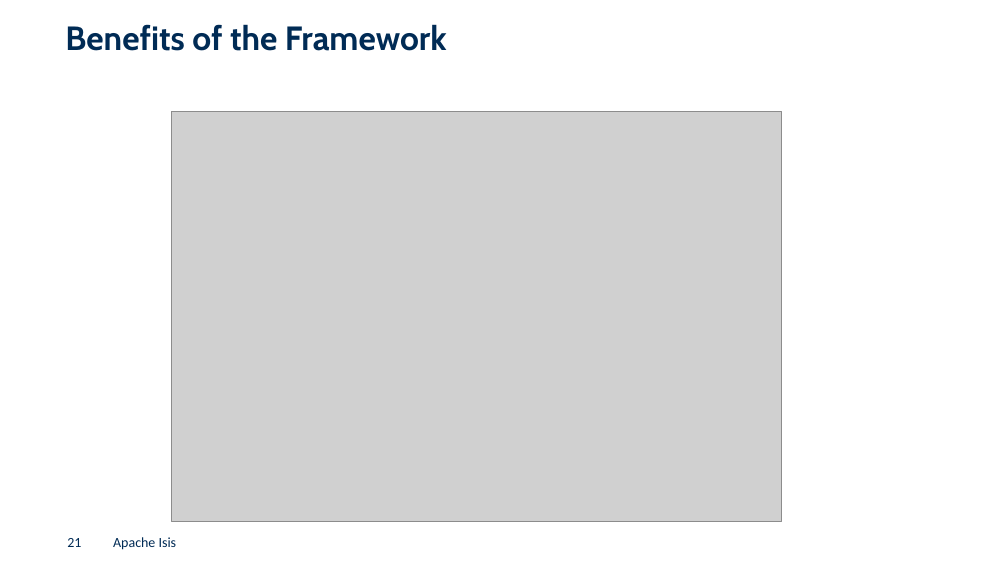
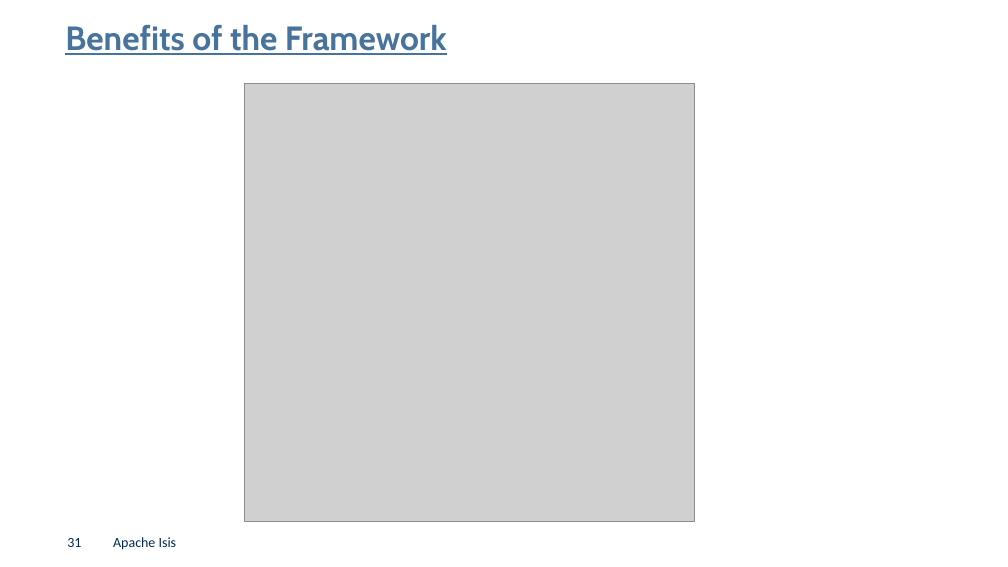
Before and after one commit to joerg-rade/dddsample-isis, a slide deck: slide 31 of NakedObjects.pptx (slide 21 before the commit). Drawn at 1008x567 pixels with LibreOffice and Linux fonts; fonts in the diff are those of the drawing; grey boxes stand for pictures; background and template pictures are left out. Boxes give left, top, right and bottom in pixels: in the first picture for what was removed or moved away, otherwise in the second. Text is boxed around its words. In the diff, an @@ line names an element or a change of style, - is before the commit and + after.

```diff
--- a/NakedObjects.pptx
+++ b/NakedObjects.pptx
@@ title "Benefits of the Framework" at (x1=65, y1=25, x2=447, y2=55): text colour #002B55 to #47739C, underline on @@
@@ picture resized from (x1=171, y1=111, x2=781, y2=521) to (x1=244, y1=84, x2=695, y2=521) @@
@@ page number at (x1=67, y1=538, x2=81, y2=547): text changed @@
-21
+31
```
Also in this commit, not shown: 16 other slides changed, 2 slides added, 1 slide removed, 4 other files.
